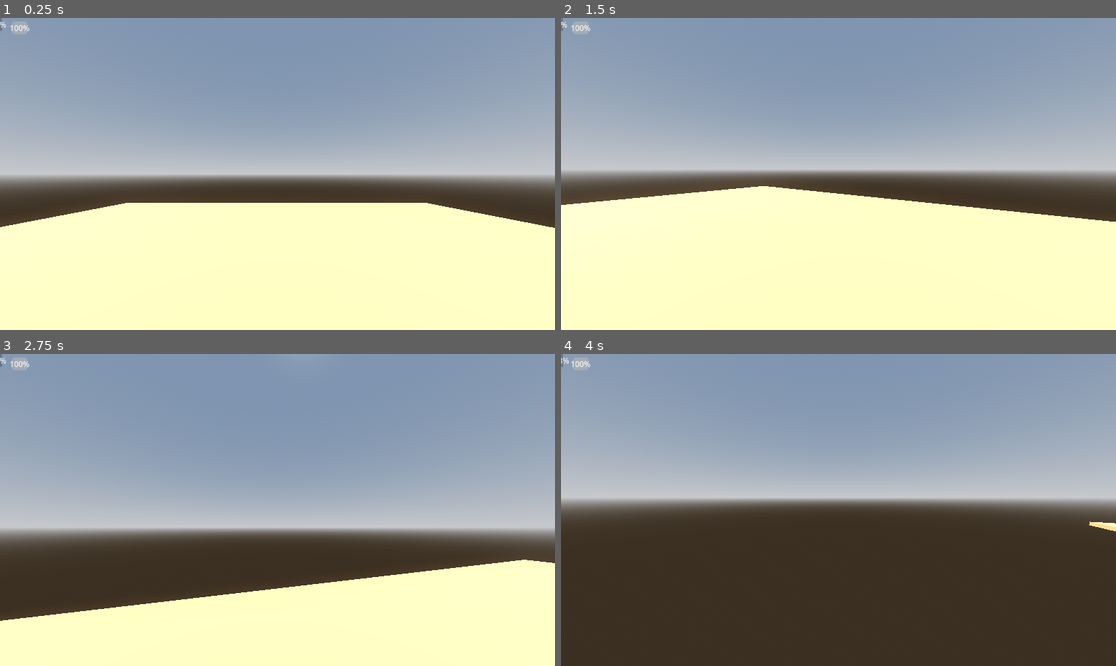
Above: before the commit, frames 1-4 (two rows, left to right).
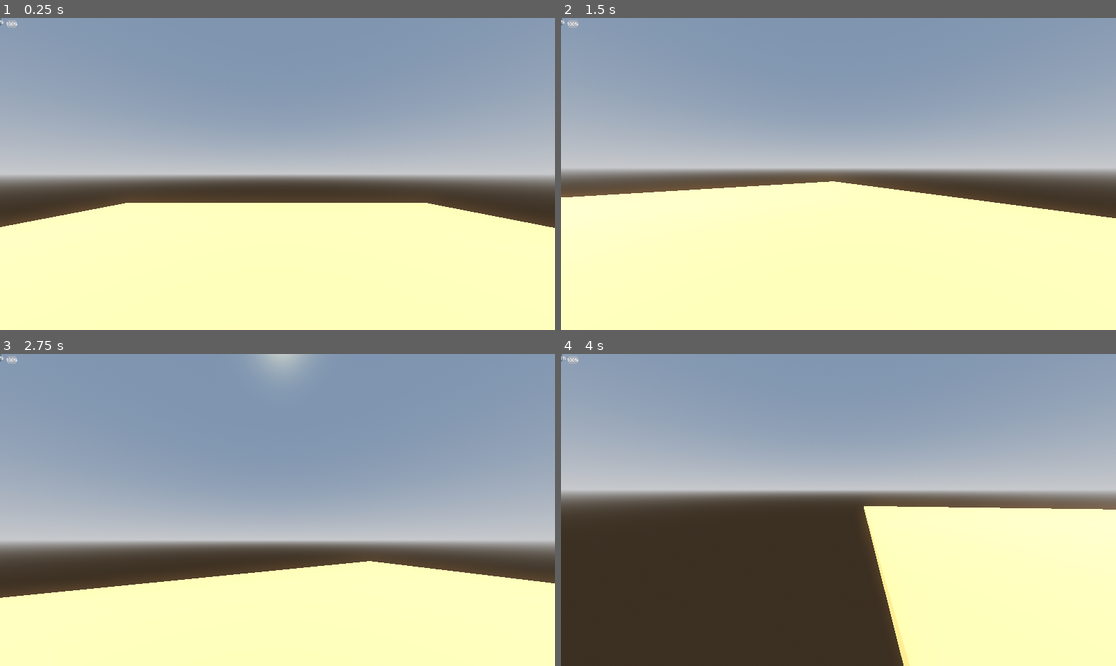
Above: after the commit, the same moments.

Repository: lungcollapser/record
Game: Godot game, scene res://scenes/world.tscn
Same seed, same stepped clock (60 frames per second), same inputs: the game is played once before the commit and once after it.
Inputs (mouse positions are in pixels of both pictures, inside the frame that each line leads up to):
- Up to frame 1 (0.25 s): no input
- Up to frame 2 (1.5 s): tap Enter (ui_accept) at 0.5, 0.77 s; move the mouse to (866, 174) at 0.52 s; hold Ctrl (crouch) 0.53-1.28 s; hold W (forward) from 0.53 s (still down); move the mouse to (810, 174) at 1.27 s; tap R (grind) at 1.35 s
- Up to frame 3 (2.75 s): keep holding W (forward); tap Enter (ui_accept) at 1.52 s; move the mouse to (288, 503) at 2.02 s; tap E (interact) at 2.1 s
- Up to frame 4 (4 s): keep holding W (forward); move the mouse to (832, 516) at 2.77 s; tap Shift (sprint) at 2.85 s; tap Enter (ui_accept) at 3.02, 3.77 s; move the mouse to (877, 513) at 3.52 s; hold Alt (walk) from 3.53 s (still down)

The runs differ from the first frame. In frame 1, 0.1% of the frame differs, in the area x 0-6%, y 0-6%; in frame 2, 3.1%; in frame 3, 14%; in frame 4, 27%, in the area x 0-100%, y 0-100%.

Commit message:
fixed garbage collision and center of mass

Diff:
--- a/project.godot
+++ b/project.godot
@@ -18,6 +18,11 @@
 [autoload]
 
 StaminaBar="*res://scripts/stamina_bar.gd"
+
+[display]
+
+window/size/viewport_width=1920
+window/size/viewport_height=1080
 
 [input]
 
--- a/scenes/world.tscn
+++ b/scenes/world.tscn
@@ -30,10 +30,11 @@
 environment = SubResource("Environment_xmfbt")
 
 [node name="DirectionalLight3D" type="DirectionalLight3D" parent="."]
-transform = Transform3D(-0.866025, -0.433013, 0.25, 0, 0.5, 0.866025, -0.5, 0.75, -0.433013, 11.4696, 9.49988, -10.1854)
-light_color = Color(0.893508, 1, 0.944718, 1)
+transform = Transform3D(-0.866025, -0.433013, 0.25, 0, 0.5, 0.866025, -0.5, 0.75, -0.433013, 11.4696, 6.37092, -4.30529)
+light_color = Color(1, 1, 0.811765, 1)
 light_volumetric_fog_energy = 3.08
 shadow_enabled = true
+directional_shadow_split_1 = 0.0
 
 [node name="CSGBox3D" type="CSGBox3D" parent="."]
 transform = Transform3D(1, 0, 0, 0, 1, 0, 0, 0, 1, 0, 0.549952, 0)
@@ -69,9 +70,11 @@
 [node name="blackgarbagebody" type="RigidBody3D" parent="."]
 transform = Transform3D(1, 0, 0, 0, -1, 8.74228e-08, 0, -8.74228e-08, -1, 2.47302, 1.71268, 0)
 center_of_mass_mode = 1
-center_of_mass = Vector3(0, 0, 0.1)
+center_of_mass = Vector3(0, 0.2, 0.1)
+inertia = Vector3(0, 0.01, 0)
 
 [node name="blackgarbagescene" parent="blackgarbagebody" instance=ExtResource("4_xpk5t")]
 
 [node name="blackgarbagecollision" type="CollisionShape3D" parent="blackgarbagebody"]
+transform = Transform3D(1.44, 0, 0, 0, 1.44, 0, 0, 0, 1.44, 0, 0, 0)
 shape = SubResource("ConvexPolygonShape3D_7y1yk")
